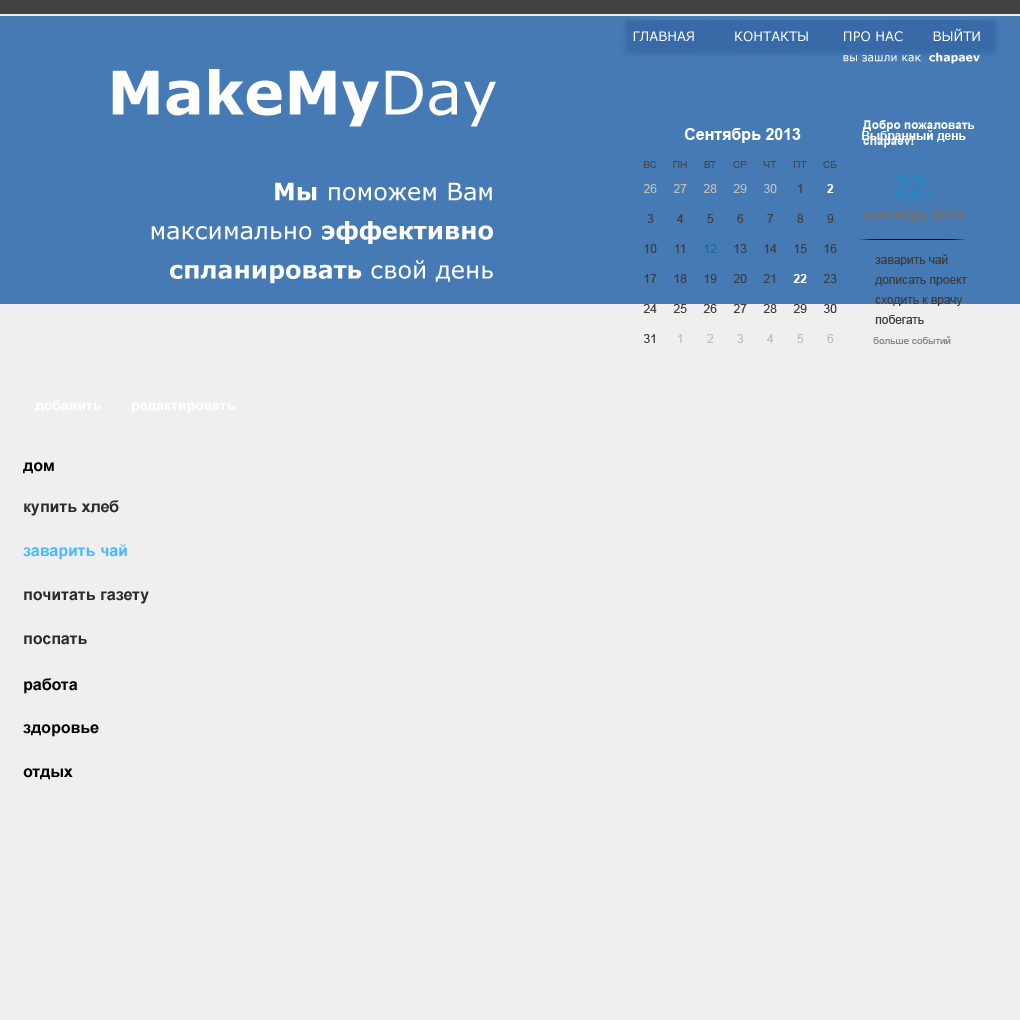
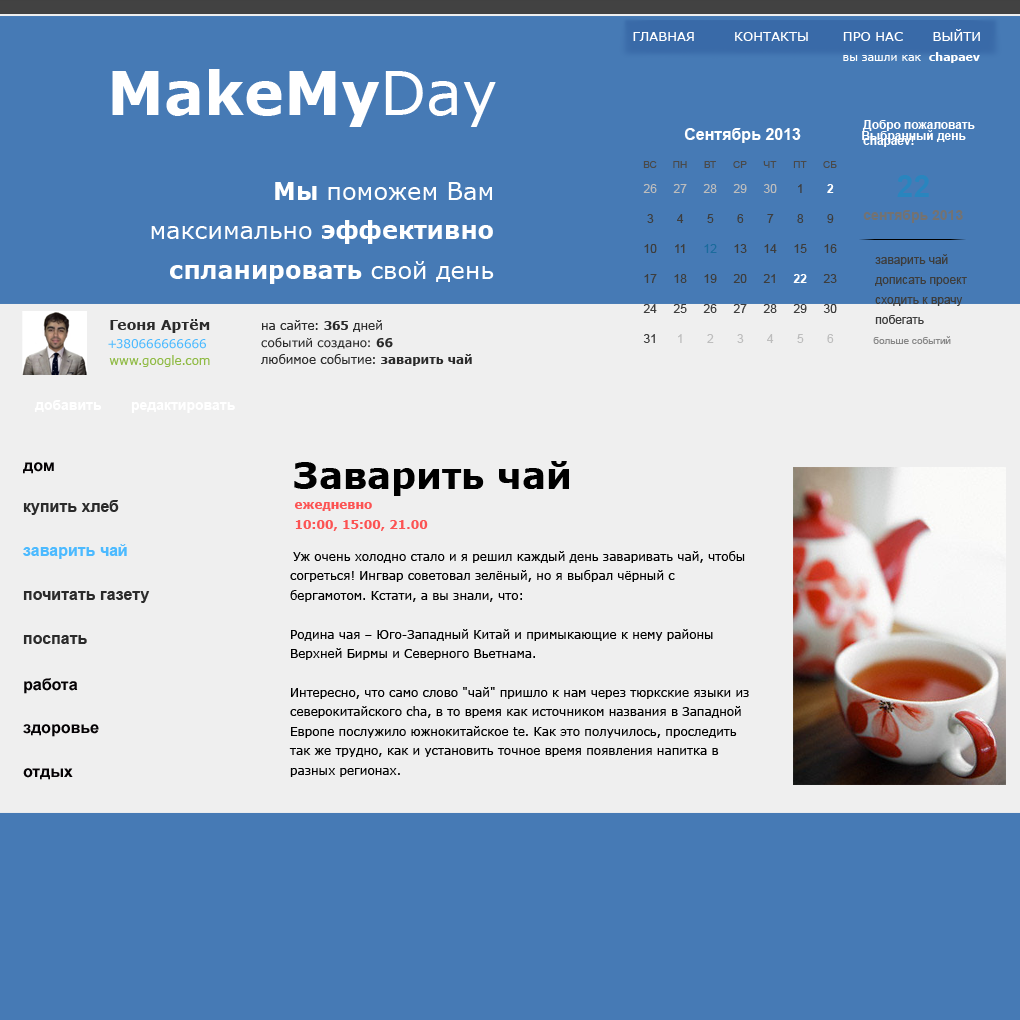
Layered file, before and after one edit (1020 x 1020). Changes by layer:
painted on "Добро пожаловать" over [862, 120, 975, 132]
renamed "22." to "22", painted on it over [893, 175, 933, 197]
painted on "купить хлеб" over [23, 500, 119, 516]
painted on "заварить чай" over [23, 544, 127, 560]
painted on "почитать газету" over [23, 591, 150, 604]
painted on "добавить" over [35, 399, 101, 412]
painted on "редактировать" over [132, 402, 235, 413]
showed "событий создано: 66" over [261, 337, 393, 349]
showed "любимое событие: заварить чай", painted on it over [261, 354, 472, 366]
showed "на сайте: 365 дней", painted on it over [262, 320, 382, 332]
showed group "Avatar" (6 layers) over [22, 311, 210, 375]
painted on "www.google.com" over [109, 355, 209, 367]
painted on "Геоня Артём" over [110, 319, 210, 333]
added layer "picture" in group "content" over [793, 467, 1006, 785]
added layer "ежедневно 10:00, 15:00, 21.00" in group "content" over [294, 502, 428, 531]
added layer "Заварить чай" in group "content" over [294, 461, 569, 496]
added layer "Уж очень холодно стало и я решил каждый день заваривать чай, чт" in group "content" over [289, 551, 749, 777]
painted on "КОНТАКТЫ е" over [735, 31, 808, 42]
painted on "вы зашли как chapaev" over [843, 52, 980, 64]
painted on "Мы поможем Вам максимально эффективно спланировать свой де" over [151, 182, 494, 284]
painted on "MakeMyDay" over [112, 69, 496, 127]
painted on "bck" (2nd of 2, in "Header") over [0, 28, 1020, 1020]
added group "footer" with 7 layers above "grid" over [0, 812, 1020, 1020]
added layer "footbxk" in group "footer" over [0, 812, 1020, 1020]
…and 5 more changes (5 painted)
